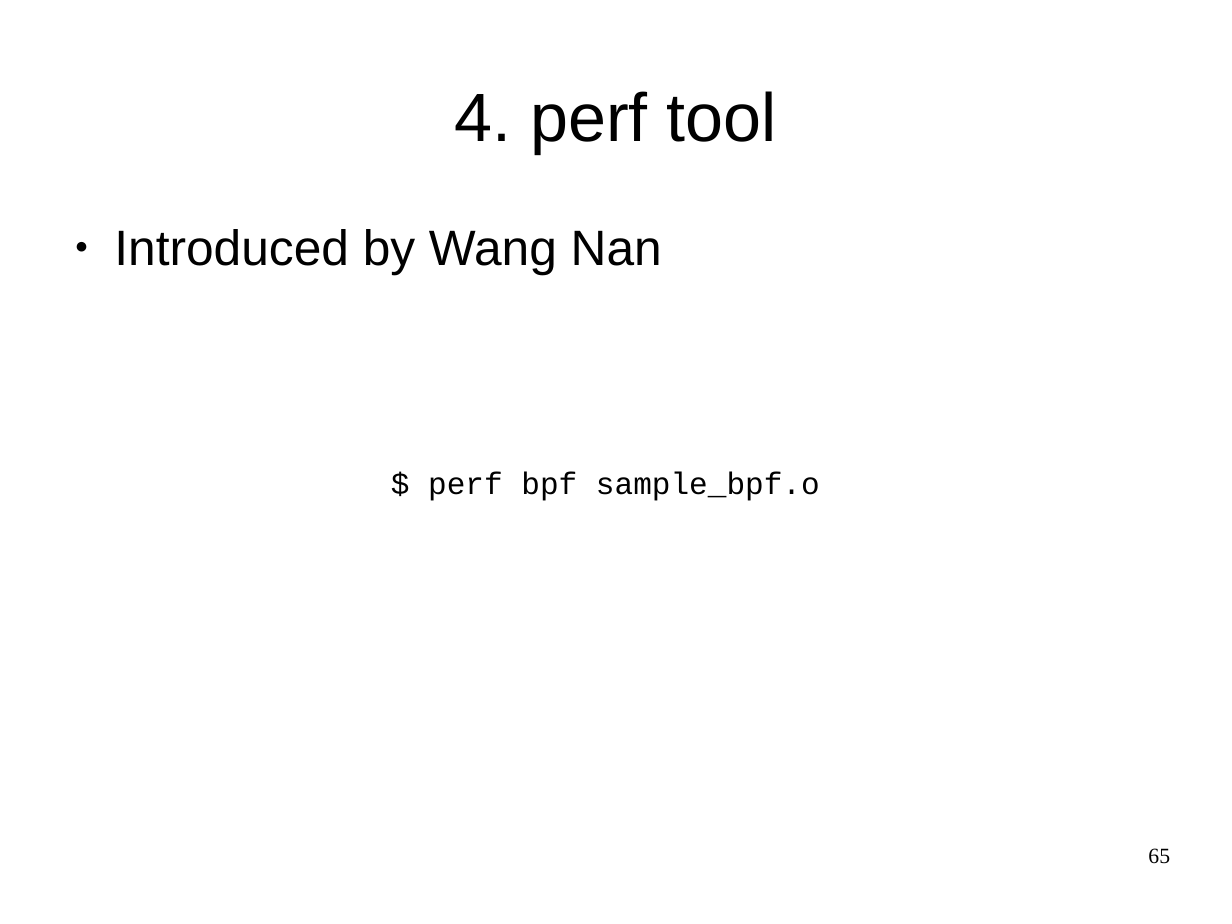
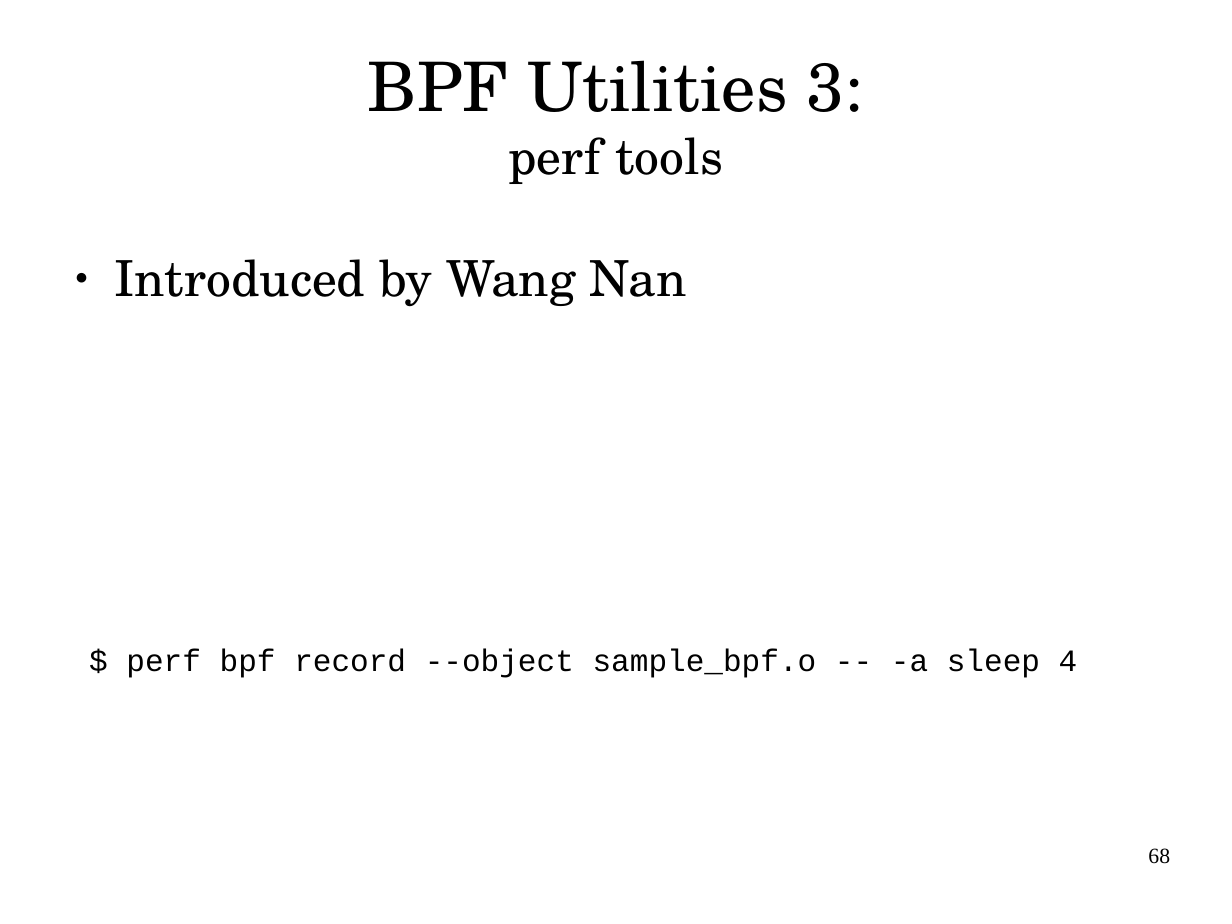
Before and after one commit to vh21/documents, a slide deck: slide 68 of linux/meet-cute-between-ebpf-and-kernel-tracing.odp (slide 65 before the commit). Drawn at 1232x924 pixels with LibreOffice and Linux fonts; fonts in the diff are those of the drawing. Boxes give left, top, right and bottom in pixels: in the first picture for what was removed or moved away, otherwise in the second. Text is boxed around its words. In the diff, an @@ line names an element or a change of style, - is before the commit and + after.

```diff
--- a/linux/meet-cute-between-ebpf-and-kernel-tracing.odp
+++ b/linux/meet-cute-between-ebpf-and-kernel-tracing.odp
@@ title at (x1=368, y1=60, x2=864, y2=184): text changed; font Arial to TeX Gyre Schola @@
-4. perf tool
+BPF Utilities 3:
+perf tools
@@ text "Introduced by Wang Nan" moved from (x1=114, y1=229, x2=662, y2=275) to (x1=114, y1=259, x2=687, y2=307) @@
@@ text "Introduced by Wang Nan" at (x1=114, y1=259, x2=687, y2=307): font Arial to TeX Gyre Schola @@
@@ text at (x1=126, y1=649, x2=1078, y2=678): text changed @@
-$ perf bpf sample_bpf.o
+$ perf bpf record --object sample_bpf.o -- -a sleep 4
@@ page number at (x1=1148, y1=848, x2=1170, y2=864): text changed @@
-65
+68
```
Also in this commit, not shown: 65 other slides changed, 7 slides added, 2 slides removed, 3 other files.
